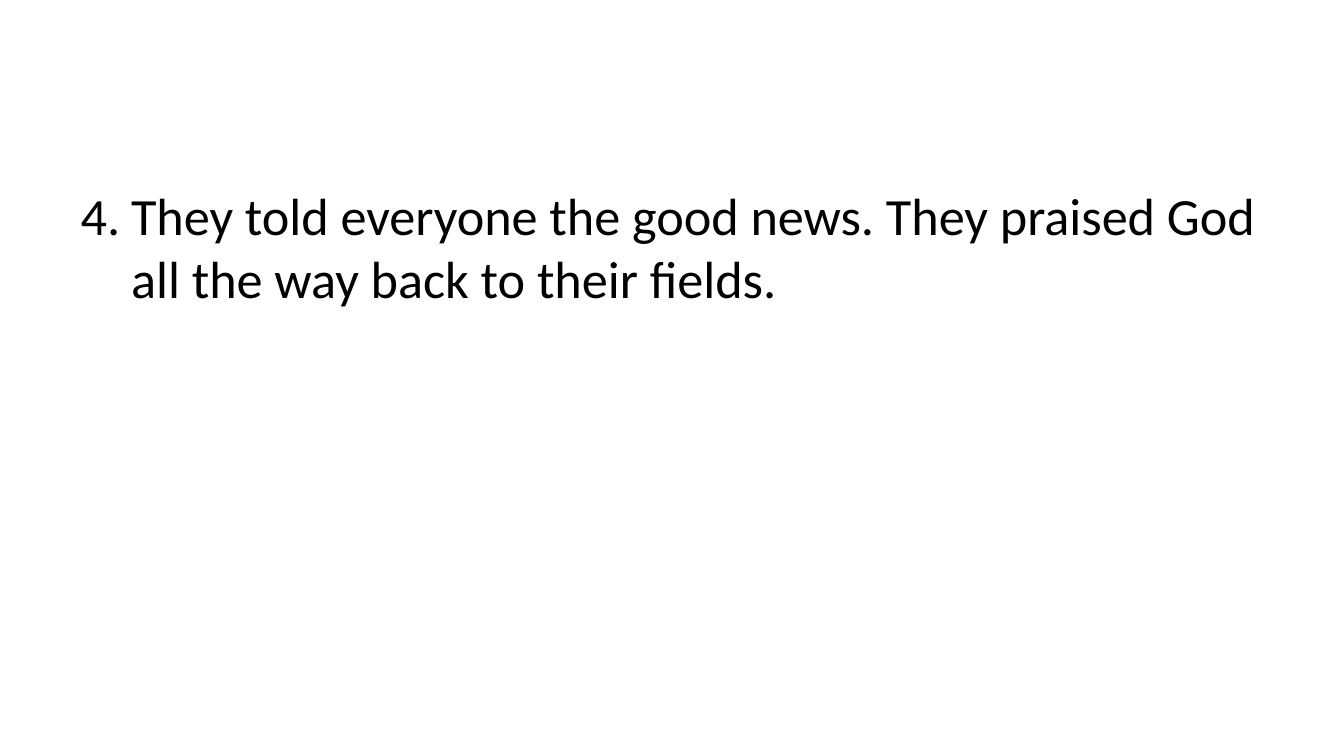
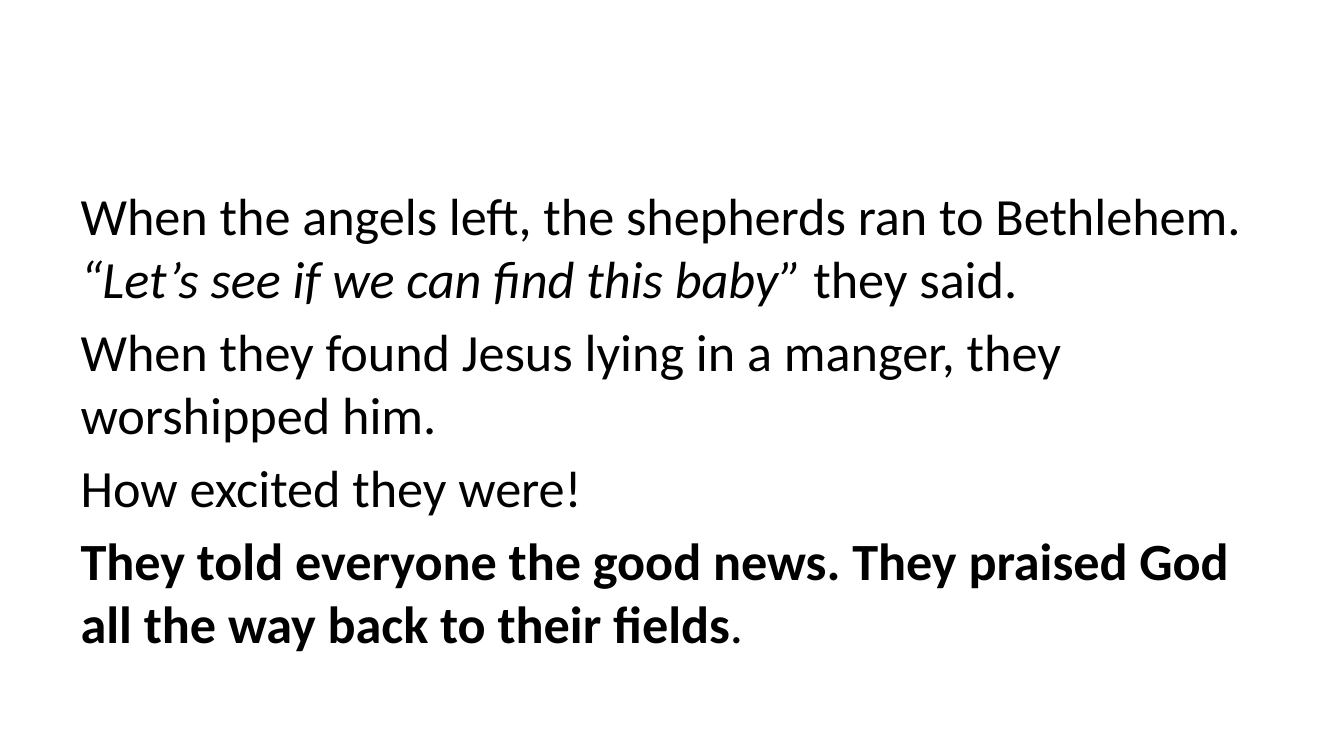
Before and after one commit to jcsalo/patient_education, a slide deck: slide 9 of christmas2004.pptx. Drawn at 1344x756 pixels with LibreOffice and Linux fonts; fonts in the diff are those of the drawing. Boxes give left, top, right and bottom in pixels: in the first picture for what was removed or moved away, otherwise in the second. Text is boxed around its words. In the diff, an @@ line names an element or a change of style, - is before the commit and + after.

```diff
--- a/christmas2004.pptx
+++ b/christmas2004.pptx
@@ text at (81,198,1240,516): paragraphs added @@
+When the angels left, the shepherds ran to Bethlehem. “Let’s see if we can find this baby” they said.
+When they found Jesus lying in a manger, they worshipped him.
+How excited they were!
@@ text at (81,543,1228,652): bold on in "They told everyone the good news. They ..."; bullet 1. to none @@
```
Also in this commit, not shown: 3 other slides changed, 41 other files.
